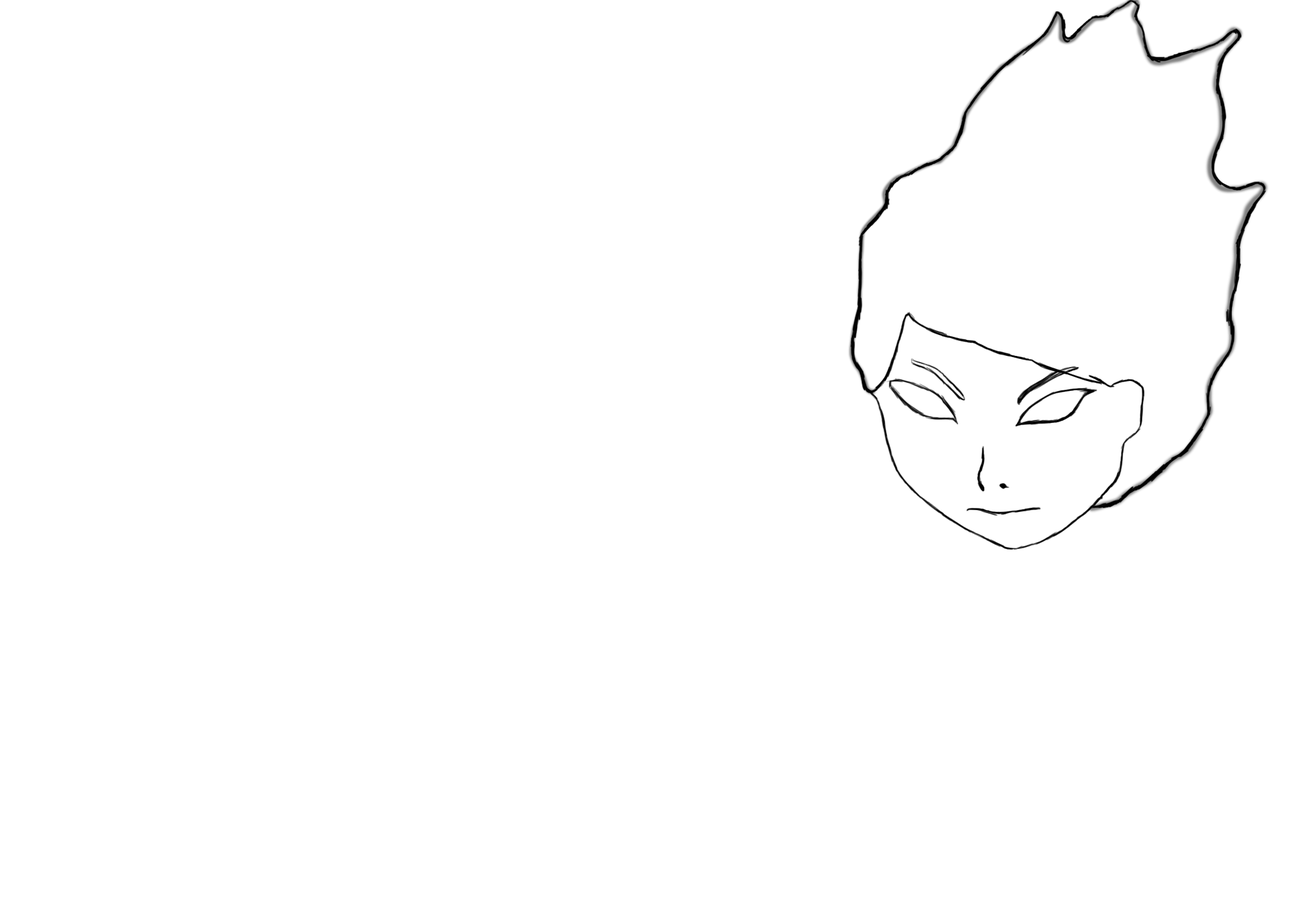
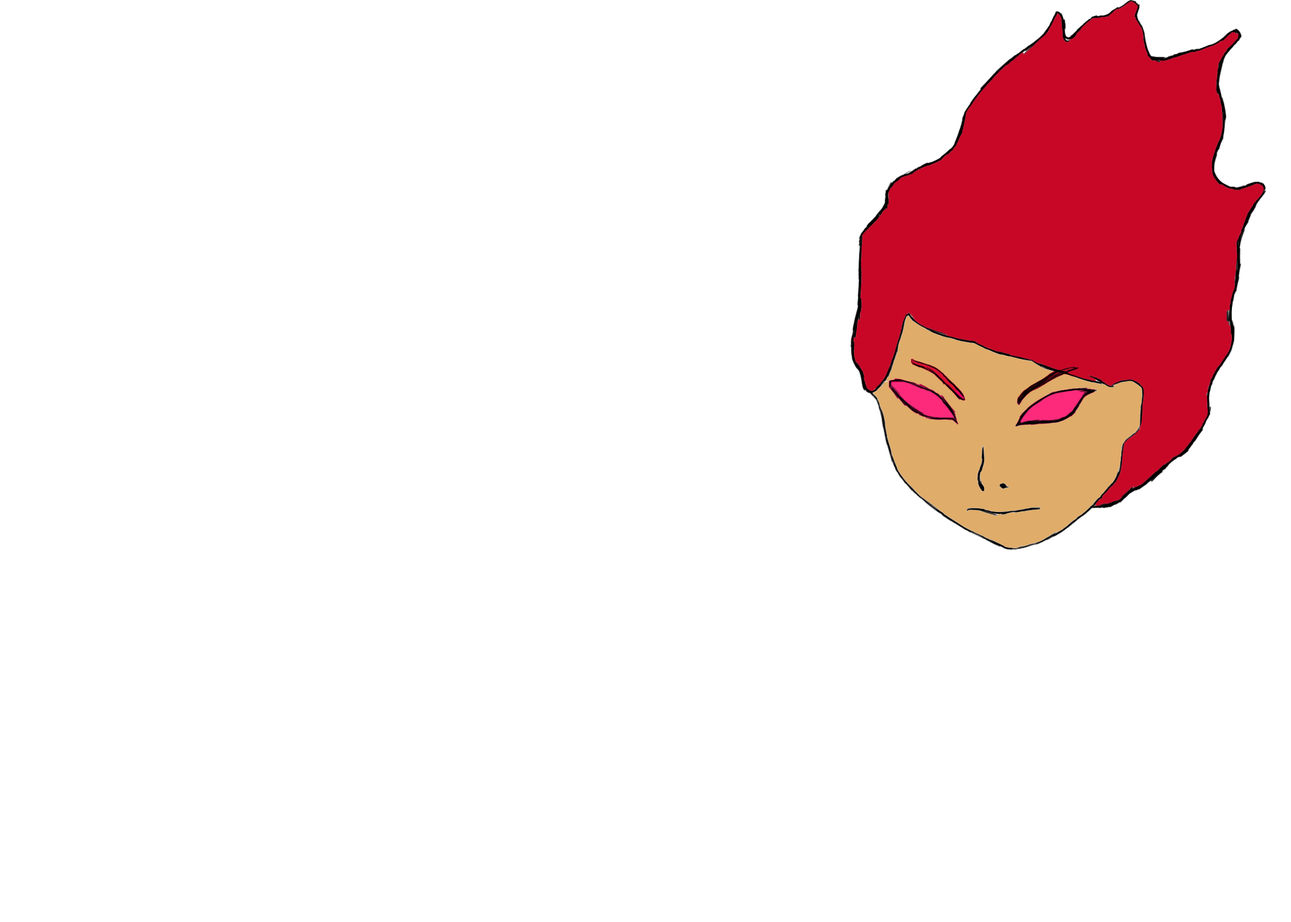
Two versions of the same layered image (1291×922). Layer-by-layer changes:
painted on "Layer 6 copy 5" over [left=853, top=1, right=1265, bottom=549]
added layer "Layer 7" in group "Group 1" over [left=879, top=351, right=1096, bottom=443]
hid group "Group 2" (6 layers) over [left=848, top=0, right=1270, bottom=549]
hid "Layer 3" over [left=848, top=0, right=1270, bottom=515]
